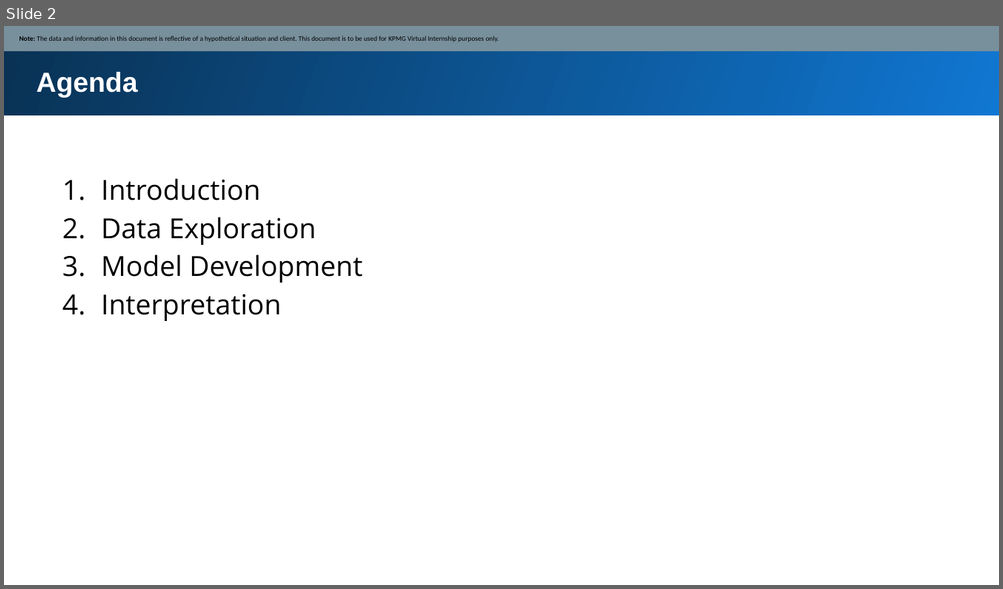
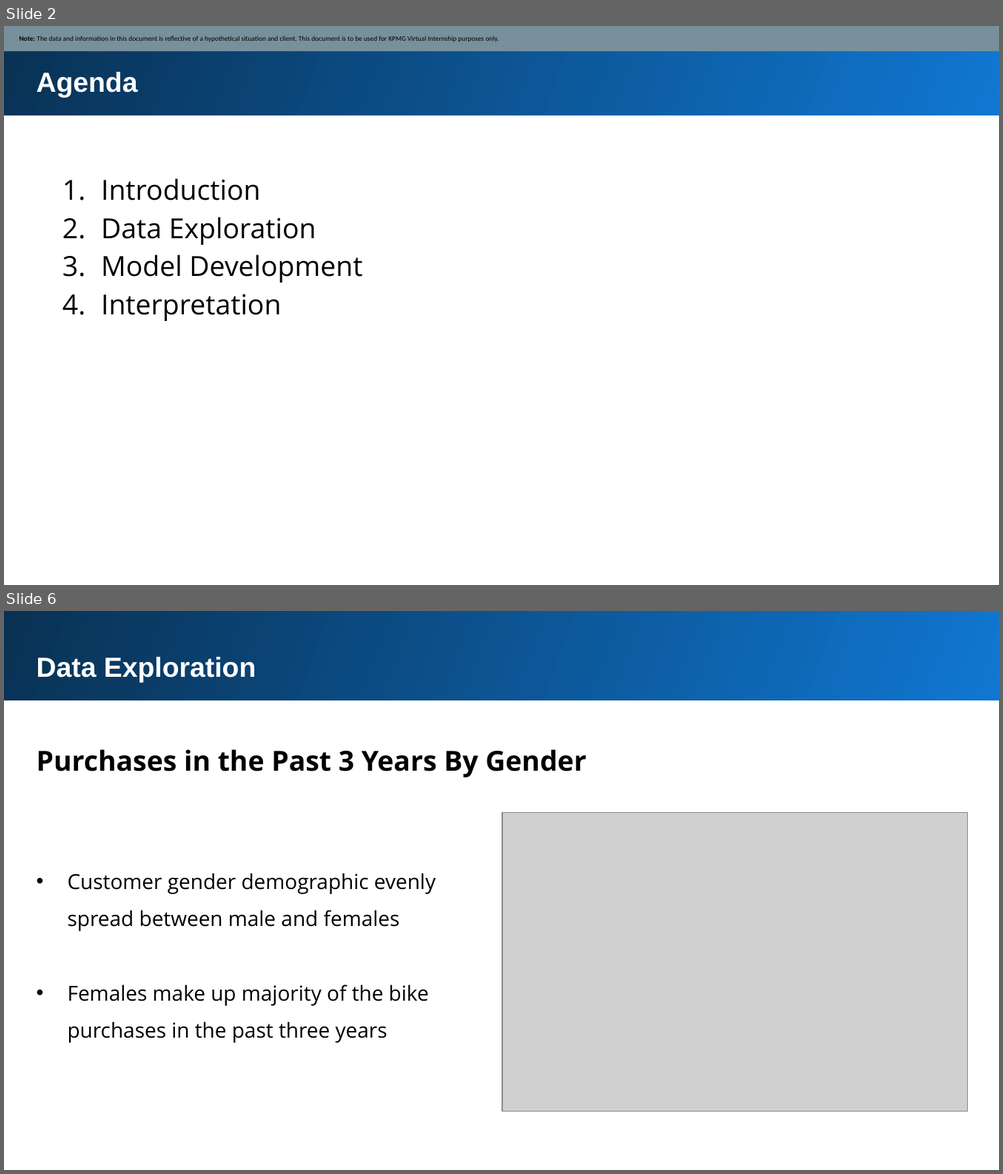
Before and after one commit to daniel8691/Market_strategy_analysis, a slide deck: Module_two/Module_2_Template_slide.pptx. Shown one above the other, each under a label of ours: slide 2 before the commit, slides 2 and 6 after it; the slides between them are not shown. The pictures are 1003x589 and 1003x1174 pixels, drawn with LibreOffice and Linux fonts; fonts in the diff are those of the drawing; grey boxes stand for pictures. Boxes give left, top, right and bottom in pixels: in the first picture for what was removed or moved away, otherwise in the second. Text is boxed around its words. In the diff, an @@ line names an element or a change of style, - is before the commit and + after.

```diff
--- a/Module_two/Module_2_Template_slide.pptx
+++ b/Module_two/Module_2_Template_slide.pptx
@@ slide 6 added at [4,611,999,1170], background #FFFFFF @@
@@ rectangle added at [4,611,999,701], fill gradient #1077D2 to #093153 @@
@@ text added at [37,657,256,683], 20 pt, text #FFFFFF, bold @@
+Data Exploration
@@ text added at [37,749,586,777], 20 pt, text #000000, bold @@
+Purchases in the Past 3 Years By Gender
@@ picture added at [502,813,967,1112] @@
@@ text added at [68,873,435,1043], 15 pt, text #000000 @@
+• Customer gender demographic evenly spread between male and females
+• Females make up majority of the bike purchases in the past three years
```
Also in this commit, not shown: 1 slide changed, 11 other slides added, 5 slides removed, 17 other files.
